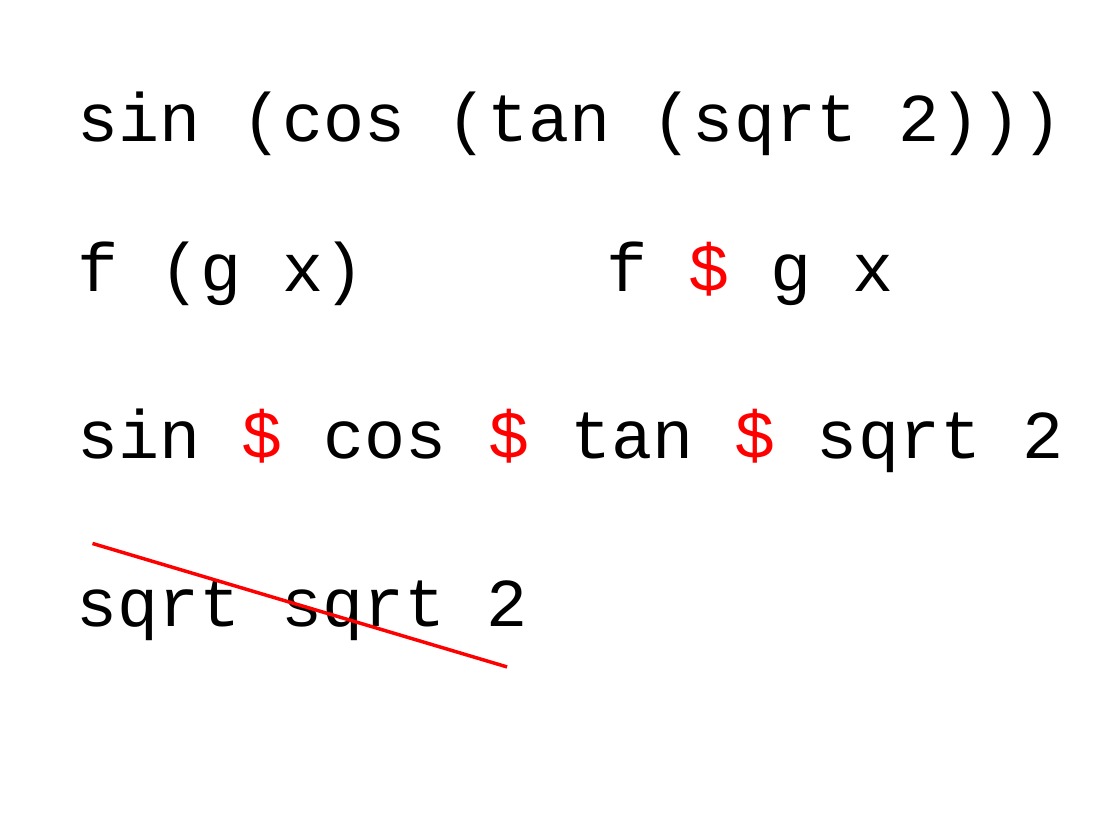
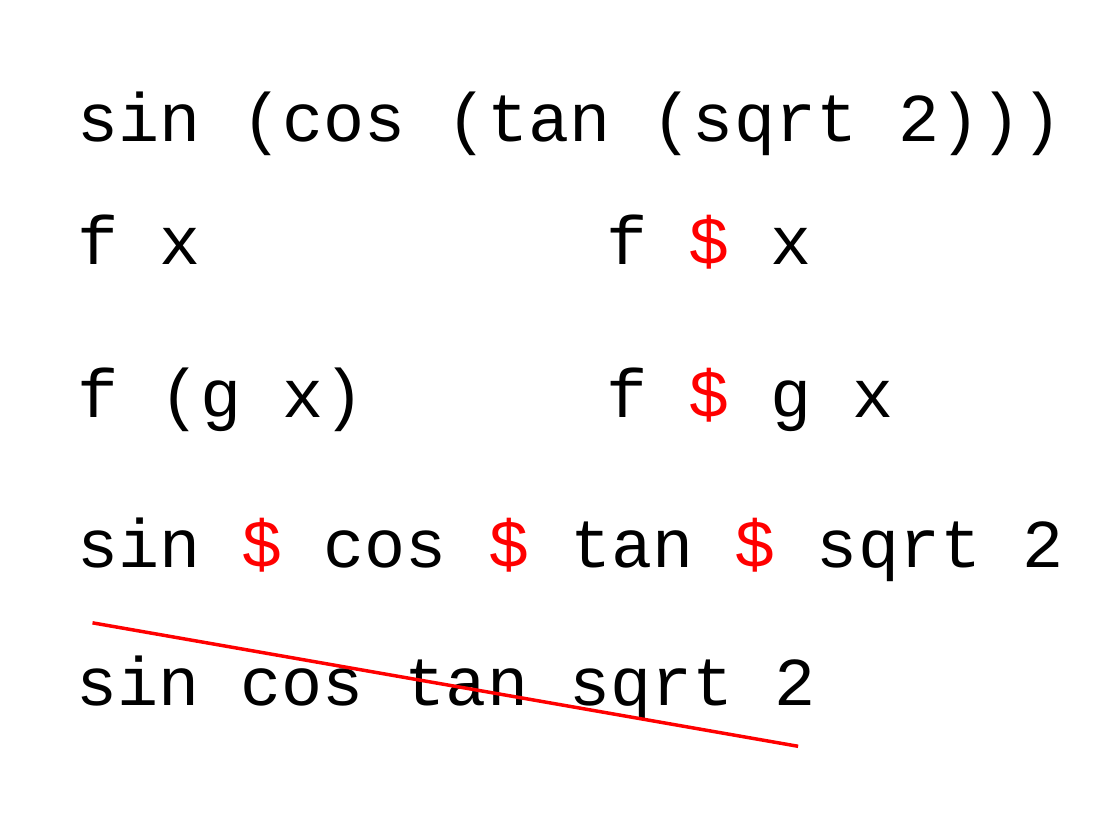
Before and after one commit to dominicprior/beginning-haskell-course, a slide deck: slide 5 of beginning-haskell.pptx. Drawn at 1120x840 pixels with LibreOffice and Linux fonts; fonts in the diff are those of the drawing. Boxes give left, top, right and bottom in pixels: in the first picture for what was removed or moved away, otherwise in the second. Text is boxed around its words. In the diff, an @@ line names an element or a change of style, - is before the commit and + after.

```diff
--- a/beginning-haskell.pptx
+++ b/beginning-haskell.pptx
@@ text added at (x1=77, y1=215, x2=200, y2=264), 44 pt, text #000000 @@
+f x
@@ text added at (x1=606, y1=215, x2=812, y2=264), 44 pt, text #000000 @@
+f $ x
@@ text "f (g x)" moved from (x1=77, y1=241, x2=364, y2=306) to (x1=77, y1=367, x2=364, y2=432) @@
@@ text "f $ g x" moved from (x1=606, y1=241, x2=894, y2=305) to (x1=606, y1=367, x2=894, y2=431) @@
@@ text "sin $ cos $ tan ..." moved from (x1=77, y1=409, x2=1063, y2=473) to (x1=77, y1=517, x2=1063, y2=582) @@
@@ line moved from (93, 543) - (507, 666) to (93, 623) - (799, 746) @@
@@ text at (x1=76, y1=656, x2=815, y2=724): text changed @@
-sqrt sqrt 2
+sin cos tan sqrt 2
```
Also in this commit, not shown: 1 slide added.
